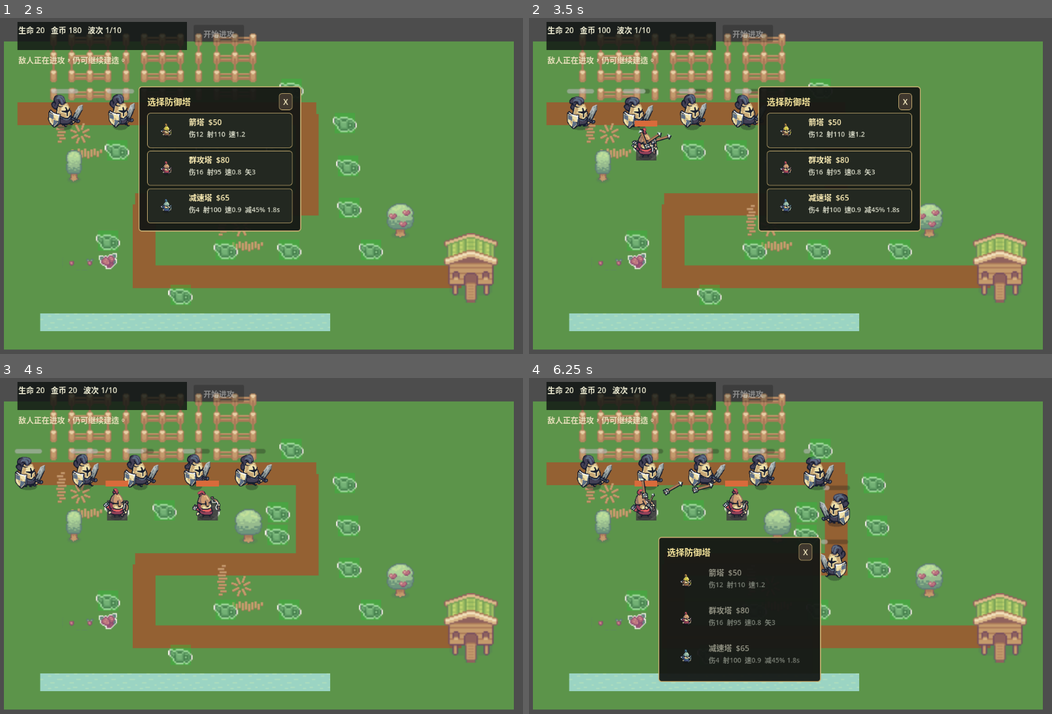
Above: before the commit, frames 1-4 (two rows, left to right).
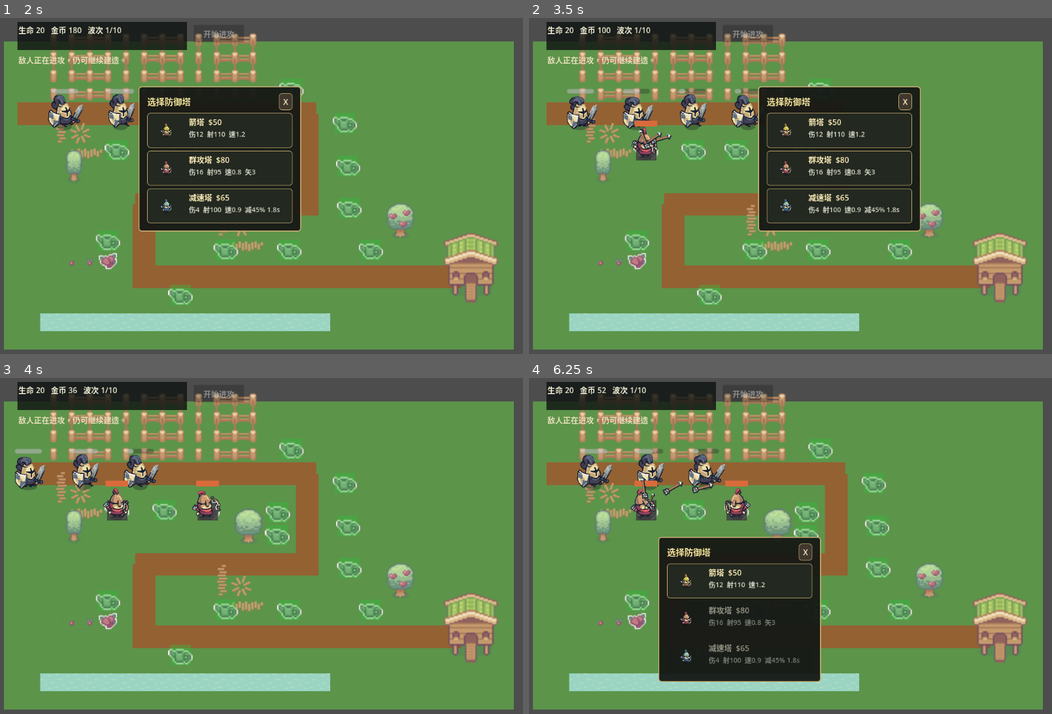
Above: after the commit, the same moments.

Repository: q107580018/croptails
Game: Godot game, scene res://scenes/Main.tscn
Two runs of this game, one before a commit and one after it. Both use one fixed random seed, a clock stepped at 60 frames per second and the inputs below.
Inputs (mouse positions are in pixels of both pictures, inside the frame that each line leads up to):
- Up to frame 1 (2 s): click "开始进攻" at 0.5 s; move the mouse to (115, 149) at 1.27 s; click (115, 149) at 1.42 s
- Up to frame 2 (3.5 s): click (748, 169) at 2.02 s; move the mouse to (738, 149) at 2.77 s; click (738, 149) at 2.92 s
- Up to frame 3 (4 s): click (308, 529) at 3.52 s
- Up to frame 4 (6.25 s): move the mouse to (806, 535) at 4.27 s; click (806, 535) at 4.42 s; move the mouse to (753, 609) at 5.02 s; click (753, 609) at 5.17 s; move the mouse to (638, 599) at 5.77 s; click (638, 599) at 5.92 s

Frame 1 is identical in both runs. In frame 2, less than 0.1% of the frame differs, in the area x 21-43%, y 21-23%; in frame 3, 1.0%; in frame 4, 2.4%, in the area x 13-62%, y 2-66%.

Commit message:
feat: rebalance waves and add upgrade preview

Diff:
--- a/resources/enemies/fast_enemy.tres
+++ b/resources/enemies/fast_enemy.tres
@@ -6,8 +6,9 @@
 [resource]
 script = ExtResource("1")
 display_name = "Fast Enemy"
-max_health = 48
+max_health = 24
 speed = 86.0
 reward = 7
+life_damage = 1
 sprite_texture = ExtResource("2")
 sprite_scale = Vector2(0.35, 0.35)
--- a/resources/enemies/normal_enemy.tres
+++ b/resources/enemies/normal_enemy.tres
@@ -6,7 +6,9 @@
 [resource]
 script = ExtResource("1")
 display_name = "Normal Enemy"
-max_health = 72
+max_health = 36
 speed = 58.0
+life_damage = 1
+reward = 8
 sprite_texture = ExtResource("2")
 sprite_scale = Vector2(0.35, 0.35)
--- a/resources/enemies/tank_enemy.tres
+++ b/resources/enemies/tank_enemy.tres
@@ -6,7 +6,7 @@
 [resource]
 script = ExtResource("1")
 display_name = "Tank Enemy"
-max_health = 180
+max_health = 90
 speed = 38.0
 reward = 14
 life_damage = 2
--- a/resources/waves/wave_01.tres
+++ b/resources/waves/wave_01.tres
@@ -9,6 +9,7 @@
 enemy = ExtResource("3")
 count = 12
 spawn_interval = 0.85
+health_multiplier = 1.0
 
 [resource]
 script = ExtResource("1")
--- a/resources/waves/wave_02.tres
+++ b/resources/waves/wave_02.tres
@@ -9,6 +9,7 @@
 enemy = ExtResource("3")
 count = 18
 spawn_interval = 0.75
+health_multiplier = 1.4
 
 [resource]
 script = ExtResource("1")
--- a/resources/waves/wave_03.tres
+++ b/resources/waves/wave_03.tres
@@ -7,8 +7,9 @@
 [sub_resource type="Resource" id="Resource_1"]
 script = ExtResource("2")
 enemy = ExtResource("3")
-count = 14
+count = 28
 spawn_interval = 0.65
+health_multiplier = 1.8
 
 [resource]
 script = ExtResource("1")
--- a/resources/waves/wave_04.tres
+++ b/resources/waves/wave_04.tres
@@ -8,14 +8,16 @@
 [sub_resource type="Resource" id="Resource_1"]
 script = ExtResource("2")
 enemy = ExtResource("3")
-count = 16
+count = 32
 spawn_interval = 0.65
+health_multiplier = 2.2
 
 [sub_resource type="Resource" id="Resource_2"]
 script = ExtResource("2")
 enemy = ExtResource("4")
-count = 10
+count = 20
 spawn_interval = 0.6
+health_multiplier = 2.2
 
 [resource]
 script = ExtResource("1")
--- a/resources/waves/wave_05.tres
+++ b/resources/waves/wave_05.tres
@@ -8,14 +8,16 @@
 [sub_resource type="Resource" id="Resource_1"]
 script = ExtResource("2")
 enemy = ExtResource("3")
-count = 8
+count = 16
 spawn_interval = 1.0
+health_multiplier = 2.6
 
 [sub_resource type="Resource" id="Resource_2"]
 script = ExtResource("2")
 enemy = ExtResource("4")
-count = 12
+count = 24
 spawn_interval = 0.65
+health_multiplier = 2.6
 
 [resource]
 script = ExtResource("1")
--- a/resources/waves/wave_06.tres
+++ b/resources/waves/wave_06.tres
@@ -7,8 +7,9 @@
 [sub_resource type="Resource" id="Resource_1"]
 script = ExtResource("2")
 enemy = ExtResource("3")
-count = 24
+count = 48
 spawn_interval = 0.5
+health_multiplier = 3.0
 
 [resource]
 script = ExtResource("1")
--- a/resources/waves/wave_07.tres
+++ b/resources/waves/wave_07.tres
@@ -8,14 +8,16 @@
 [sub_resource type="Resource" id="Resource_1"]
 script = ExtResource("2")
 enemy = ExtResource("3")
-count = 10
+count = 20
 spawn_interval = 0.85
+health_multiplier = 3.4
 
 [sub_resource type="Resource" id="Resource_2"]
 script = ExtResource("2")
 enemy = ExtResource("4")
-count = 16
+count = 32
 spawn_interval = 0.55
+health_multiplier = 3.4
 
 [resource]
 script = ExtResource("1")
--- a/resources/waves/wave_08.tres
+++ b/resources/waves/wave_08.tres
@@ -8,14 +8,16 @@
 [sub_resource type="Resource" id="Resource_1"]
 script = ExtResource("2")
 enemy = ExtResource("3")
-count = 28
+count = 56
 spawn_interval = 0.45
+health_multiplier = 3.8
 
 [sub_resource type="Resource" id="Resource_2"]
 script = ExtResource("2")
 enemy = ExtResource("4")
-count = 8
+count = 16
 spawn_interval = 0.75
+health_multiplier = 3.8
 
 [resource]
 script = ExtResource("1")
--- a/resources/waves/wave_09.tres
+++ b/resources/waves/wave_09.tres
@@ -8,13 +8,15 @@
 [sub_resource type="Resource" id="Resource_1"]
 script = ExtResource("2")
 enemy = ExtResource("3")
-count = 28
+count = 56
 spawn_interval = 0.45
+health_multiplier = 4.2
 
 [sub_resource type="Resource" id="Resource_2"]
 script = ExtResource("2")
 enemy = ExtResource("4")
-count = 12
+count = 24
+health_multiplier = 4.2
 
 [resource]
 script = ExtResource("1")
--- a/resources/waves/wave_10.tres
+++ b/resources/waves/wave_10.tres
@@ -9,20 +9,23 @@
 [sub_resource type="Resource" id="Resource_1"]
 script = ExtResource("2")
 enemy = ExtResource("3")
-count = 24
+count = 48
 spawn_interval = 0.4
+health_multiplier = 5.0
 
 [sub_resource type="Resource" id="Resource_2"]
 script = ExtResource("2")
 enemy = ExtResource("4")
-count = 24
+count = 48
 spawn_interval = 0.4
+health_multiplier = 5.0
 
 [sub_resource type="Resource" id="Resource_3"]
 script = ExtResource("2")
 enemy = ExtResource("5")
-count = 16
+count = 32
 spawn_interval = 0.65
+health_multiplier = 5.0
 
 [resource]
 script = ExtResource("1")
--- a/scripts/data/wave_entry.gd
+++ b/scripts/data/wave_entry.gd
@@ -4,3 +4,4 @@
 @export var enemy: EnemyConfig
 @export var count: int = 5
 @export var spawn_interval: float = 0.7
+@export var health_multiplier: float = 1.0
--- a/scripts/game/enemy.gd
+++ b/scripts/game/enemy.gd
@@ -15,8 +15,10 @@
 var slow_remaining: float = 0.0
 var escaped: bool = false
 var dead: bool = false
+var health_multiplier: float = 1.0
 
 func _ready() -> void:
+	loop = false
 	if config:
 		apply_config(config)
 
@@ -35,13 +37,13 @@
 
 func apply_config(new_config: EnemyConfig) -> void:
 	config = new_config
-	health = config.max_health
+	health = int(roundi(config.max_health * health_multiplier))
 	base_speed = config.speed
 	if is_node_ready():
 		sprite.scale = config.sprite_scale
 		sprite.modulate = config.tint
 		sprite.play(&"run")
-		health_bar.max_value = config.max_health
+		health_bar.max_value = health
 		health_bar.value = health
 
 func take_damage(amount: int) -> void:
--- a/scripts/game/main.gd
+++ b/scripts/game/main.gd
@@ -92,11 +92,12 @@
 func _spawn_wave_entries(wave: WaveConfig) -> void:
 	for entry: WaveEntry in wave.entries:
 		for i: int in entry.count:
-			_spawn_enemy(entry.enemy)
+			_spawn_enemy(entry.enemy, entry.health_multiplier)
 			await get_tree().create_timer(entry.spawn_interval).timeout
 
-func _spawn_enemy(config: EnemyConfig) -> void:
+func _spawn_enemy(config: EnemyConfig, health_mult: float = 1.0) -> void:
 	var enemy := enemy_scene.instantiate() as Enemy
+	enemy.health_multiplier = health_mult
 	enemy.config = config
 	enemy.add_to_group("enemies")
 	enemy.died.connect(_on_enemy_died)
--- a/scripts/game/tower.gd
+++ b/scripts/game/tower.gd
@@ -110,6 +110,14 @@
 func get_upgrade_cost() -> int:
 	return config.upgrade_cost * level
 
+func get_upgrade_preview() -> String:
+	if not can_upgrade():
+		return ""
+	var next_dmg := int(roundi(config.damage * pow(config.upgrade_factor, level)))
+	var next_range := config.range * pow(1.08, level)
+	var next_rate := config.fire_rate * pow(1.06, level)
+	return "伤%d→%d  射%d→%d  速%.1f→%.1f" % [_effective_damage(), next_dmg, int(_effective_range()), int(next_range), _effective_fire_rate(), next_rate]
+
 func get_refund_value() -> int:
 	return int(config.cost * 0.8 + (level - 1) * config.upgrade_cost * 0.8)
 
--- a/scripts/ui/hud.gd
+++ b/scripts/ui/hud.gd
@@ -23,6 +23,7 @@
 var tower_action_recycle: Button
 var tower_action_close: Button
 var tower_action_title: Label
+var tower_action_stats: Label
 var current_tower: Tower
 
 const ACTION_MENU_SIZE := Vector2(200, 140)
@@ -70,6 +71,8 @@
 	tower_action_upgrade.text = "升级 $%d" % up_cost if can_up else "已满级"
 	tower_action_upgrade.disabled = not can_up or coins < up_cost
 	tower_action_recycle.text = "回收 $%d" % tower.get_refund_value()
+	tower_action_stats.text = tower.get_upgrade_preview()
+	tower_action_stats.visible = can_up
 	tower_action_menu.position = _clamped_action_position(target_position)
 	tower_action_backdrop.visible = true
 	tower_action_menu.visible = true
@@ -175,6 +178,12 @@
 	header.add_child(tower_action_close)
 	vbox.add_child(header)
 
+	tower_action_stats = Label.new()
+	tower_action_stats.horizontal_alignment = HORIZONTAL_ALIGNMENT_CENTER
+	tower_action_stats.add_theme_color_override("font_color", Color(0.75, 0.82, 0.65))
+	tower_action_stats.add_theme_font_size_override("font_size", 12)
+	vbox.add_child(tower_action_stats)
+
 	tower_action_upgrade = Button.new()
 	tower_action_upgrade.custom_minimum_size = Vector2(0, 34)
 	tower_action_upgrade.pressed.connect(_on_upgrade_pressed)
